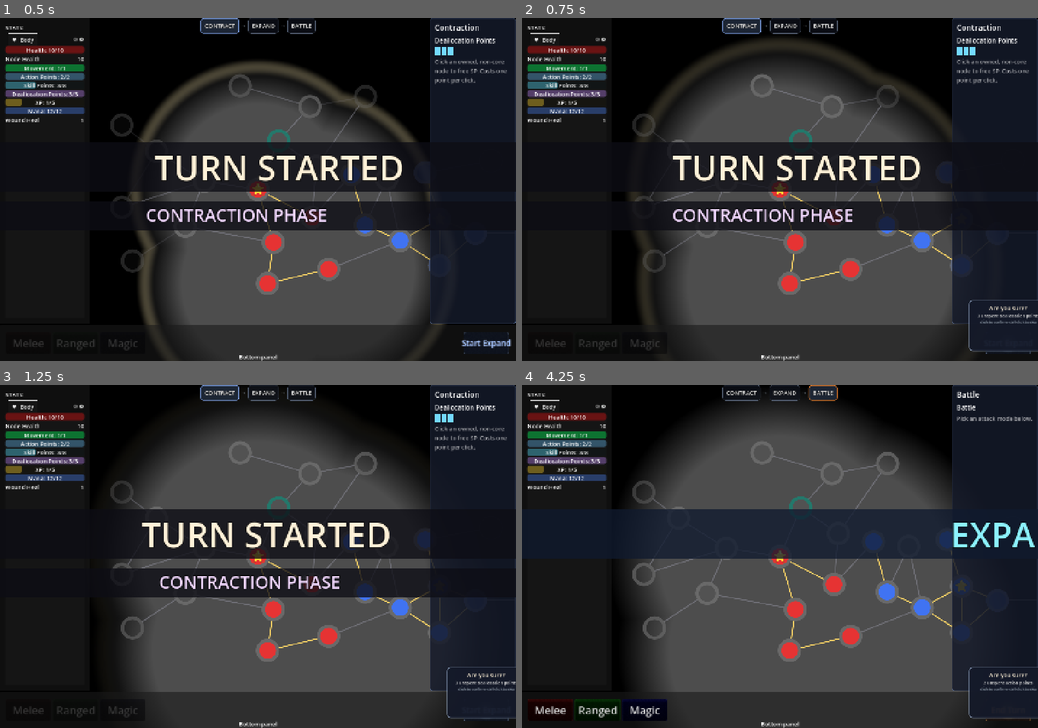
Above: before the commit, frames 1-4 (two rows, left to right).
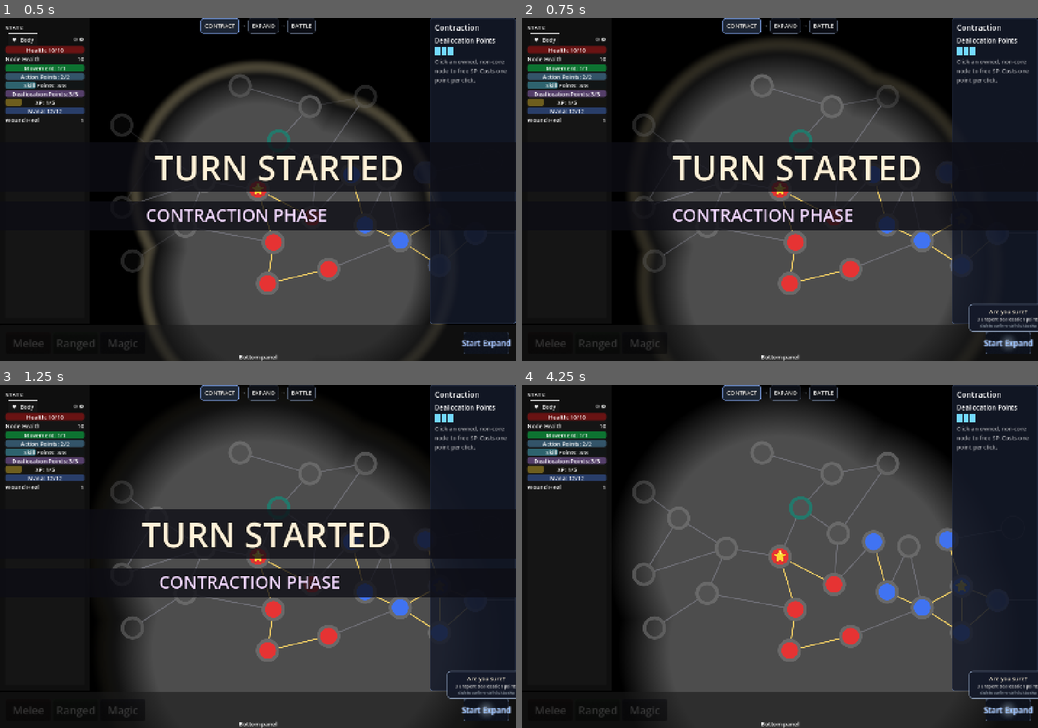
Above: after the commit, the same moments.

Repository: Koaieus/skill-tree-of-life
Game: Godot game, scene res://scenes/dev_sandbox.tscn
Two runs of this game, one before a commit and one after it. Both use one fixed random seed, a clock stepped at 60 frames per second and the inputs below.
Inputs:
- Up to frame 1 (0.5 s): no input
- Up to frame 2 (0.75 s): click "Start Expand" at 0.5 s
- Up to frame 3 (1.25 s): no input
- Up to frame 4 (4.25 s): click "Start Expand" at 1.25 s; click "Start Battle" (after the commit: "Start Expand") at 2 s; click "Start Battle" (after the commit: "Start Expand") at 2.75 s; click "End Turn" (after the commit: "Start Expand") at 3.5 s

Frame 1 is identical in both runs. In frame 2, 0.9% of the frame differs, in the area x 86-100%, y 82-98%; in frame 3, 0.9%; in frame 4, 12%, in the area x 1-100%, y 0-98%.

Commit message:
fix(ui): fix positioning of end turn button confirmation bubble

Diff:
--- a/ui/end_turn_button/end_turn_button.gd
+++ b/ui/end_turn_button/end_turn_button.gd
@@ -1,3 +1,4 @@
+@tool
 class_name EndTurnButton
 extends Button
 
@@ -53,8 +54,8 @@
 @onready var color_rect: ColorRect = $ColorRect
 @onready var label: Label = $Label
 @onready var _bg_mat: ShaderMaterial = color_rect.material as ShaderMaterial
-@onready var _bubble: PanelContainer = $ConfirmBubble
-@onready var _bubble_warning: Label = $ConfirmBubble/Margin/VBox/Warning
+@onready var _bubble: PanelContainer = %ConfirmBubble
+@onready var _bubble_warning: Label = %ConfirmBubble/Margin/VBox/Warning
 
 
 var hovered: float = 0.0:
--- a/ui/end_turn_button/end_turn_button.tscn
+++ b/ui/end_turn_button/end_turn_button.tscn
@@ -2,6 +2,7 @@
 
 [ext_resource type="Script" uid="uid://darv2oyla5yip" path="res://ui/end_turn_button/end_turn_button.gd" id="1_endturn"]
 [ext_resource type="Shader" uid="uid://cvdpuk53w0ej" path="res://ui/end_turn_button/end_turn_button.gdshader" id="2_chevrons"]
+[ext_resource type="Shader" uid="uid://be6ivh08s24of" path="res://ui/attack_mode_bar/attack_mode_button_text.gdshader" id="3_0oa04"]
 
 [sub_resource type="StyleBoxEmpty" id="StyleBoxEmpty_normal"]
 
@@ -22,15 +23,22 @@
 [sub_resource type="ShaderMaterial" id="ShaderMaterial_bg"]
 resource_local_to_scene = true
 shader = ExtResource("2_chevrons")
-shader_parameter/mouse_uv = Vector2(0.5, 0.5)
-shader_parameter/texture_size = Vector2(1, 1)
+shader_parameter/mouse_uv = Vector2(0.10463202, -0.1678145)
+shader_parameter/texture_size = Vector2(128, 64)
 shader_parameter/tint = Color(0.55, 0.7, 1, 1)
 shader_parameter/hot_color = Color(0.85, 0.95, 1, 1)
 shader_parameter/glow_strength = 0.0
-shader_parameter/active_strength = 0.0
+shader_parameter/active_strength = 1.0
 shader_parameter/disabled_strength = 0.0
 shader_parameter/chevron_count = 1
-shader_parameter/scroll_offset = 0.0
+shader_parameter/scroll_offset = 204.20650661512747
+
+[sub_resource type="ShaderMaterial" id="ShaderMaterial_ekajx"]
+shader = ExtResource("3_0oa04")
+shader_parameter/tint = Color(0.55, 0.7, 1, 1)
+shader_parameter/glow_strength = 0.0
+shader_parameter/active_strength = 1.0
+shader_parameter/disabled_strength = 0.0
 
 [sub_resource type="LabelSettings" id="LabelSettings_text"]
 font_size = 22
@@ -87,33 +95,43 @@
 mouse_filter = 2
 
 [node name="Label" type="Label" parent="." unique_id=169890961]
+material = SubResource("ShaderMaterial_ekajx")
 layout_mode = 1
 anchors_preset = 15
 anchor_right = 1.0
 anchor_bottom = 1.0
 grow_horizontal = 2
 grow_vertical = 2
+text = "End Turn"
 label_settings = SubResource("LabelSettings_text")
 horizontal_alignment = 1
 vertical_alignment = 1
 
-[node name="ConfirmBubble" type="PanelContainer" parent="." unique_id=1899202020]
-visible = false
+[node name="ConfirmBubbleAnchor" type="Control" parent="." unique_id=1397440986]
+layout_mode = 1
+anchors_preset = 5
+anchor_left = 0.5
+anchor_right = 0.5
+grow_horizontal = 2
+
+[node name="ConfirmBubble" type="PanelContainer" parent="ConfirmBubbleAnchor" unique_id=1899202020]
+unique_name_in_owner = true
 custom_minimum_size = Vector2(220, 0)
 layout_mode = 1
-anchors_preset = 13
+anchors_preset = 7
 anchor_left = 0.5
+anchor_top = 1.0
 anchor_right = 0.5
 anchor_bottom = 1.0
 offset_left = -110.0
-offset_top = -88.0
+offset_top = -78.0
 offset_right = 110.0
-offset_bottom = -10.0
 grow_horizontal = 2
 grow_vertical = 0
+mouse_default_cursor_shape = 2
 theme_override_styles/panel = SubResource("StyleBoxFlat_bubble")
 
-[node name="Margin" type="MarginContainer" parent="ConfirmBubble" unique_id=1899202021]
+[node name="Margin" type="MarginContainer" parent="ConfirmBubbleAnchor/ConfirmBubble" unique_id=1899202021]
 layout_mode = 2
 mouse_filter = 2
 theme_override_constants/margin_left = 12
@@ -121,24 +139,24 @@
 theme_override_constants/margin_right = 12
 theme_override_constants/margin_bottom = 8
 
-[node name="VBox" type="VBoxContainer" parent="ConfirmBubble/Margin" unique_id=1899202022]
+[node name="VBox" type="VBoxContainer" parent="ConfirmBubbleAnchor/ConfirmBubble/Margin" unique_id=1899202022]
 layout_mode = 2
 mouse_filter = 2
 theme_override_constants/separation = 2
 
-[node name="Title" type="Label" parent="ConfirmBubble/Margin/VBox" unique_id=1899202023]
+[node name="Title" type="Label" parent="ConfirmBubbleAnchor/ConfirmBubble/Margin/VBox" unique_id=1899202023]
 layout_mode = 2
 text = "Are you sure?"
 label_settings = SubResource("LabelSettings_bubble_title")
 horizontal_alignment = 1
 
-[node name="Warning" type="Label" parent="ConfirmBubble/Margin/VBox" unique_id=1899202024]
+[node name="Warning" type="Label" parent="ConfirmBubbleAnchor/ConfirmBubble/Margin/VBox" unique_id=1899202024]
 layout_mode = 2
 label_settings = SubResource("LabelSettings_bubble_warn")
 horizontal_alignment = 1
 autowrap_mode = 2
 
-[node name="Hint" type="Label" parent="ConfirmBubble/Margin/VBox" unique_id=1899202025]
+[node name="Hint" type="Label" parent="ConfirmBubbleAnchor/ConfirmBubble/Margin/VBox" unique_id=1899202025]
 layout_mode = 2
 text = "click to confirm · ctrl-click to skip"
 label_settings = SubResource("LabelSettings_bubble_hint")
